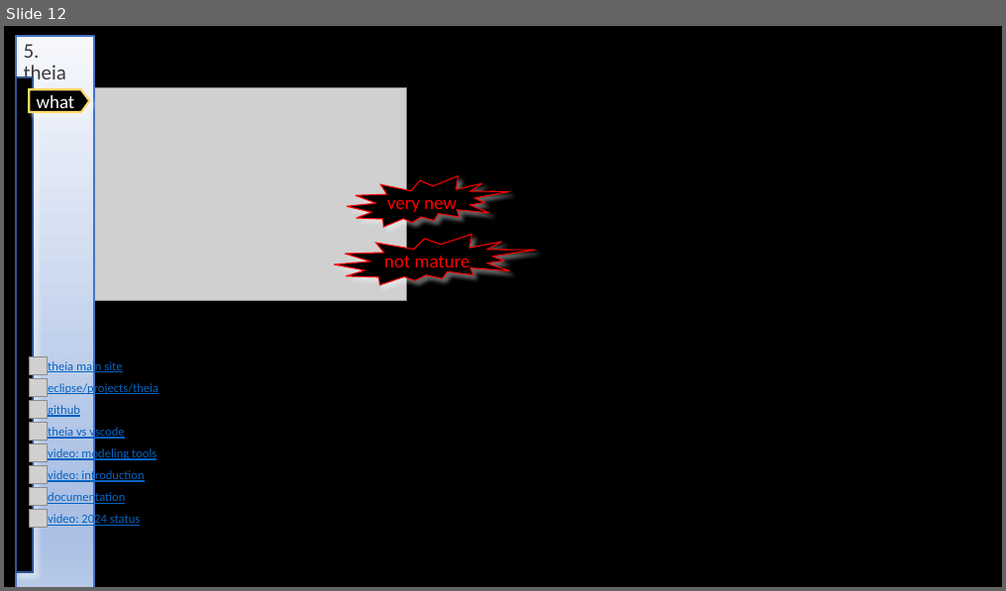
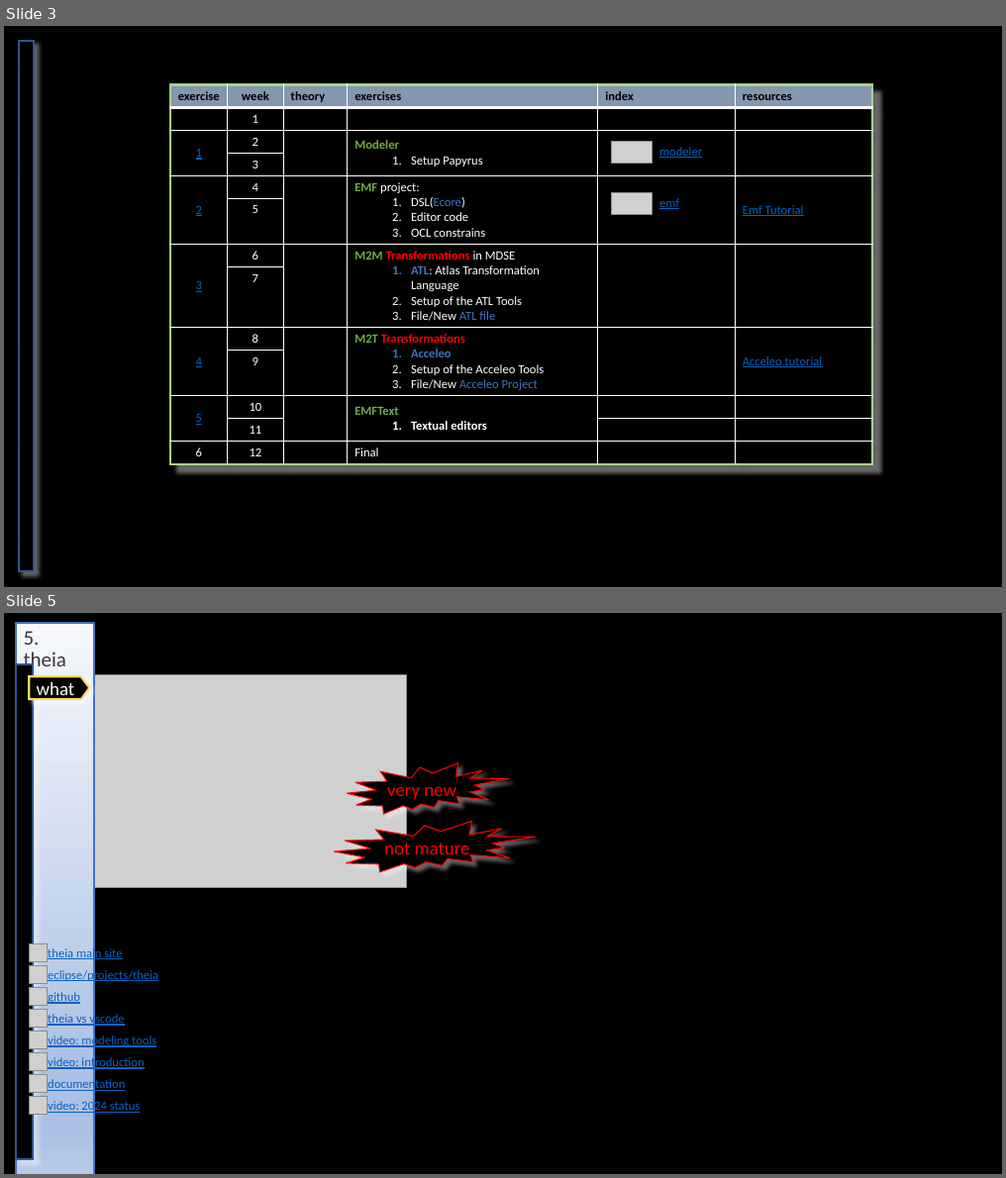
Before and after one commit to 1010836/portfolio, a slide deck: python/_reference/generation/mdd.pptx. Shown one above the other, each under a label of ours: slide 12 before the commit, slides 3 and 5 after it; the slides between them are not shown. The pictures are 1006x591 and 1006x1178 pixels, drawn with LibreOffice and Linux fonts; fonts in the diff are those of the drawing; grey boxes stand for pictures. Boxes give left, top, right and bottom in pixels: in the first picture for what was removed or moved away, otherwise in the second. Text is boxed around its words. In the diff, an @@ line names an element or a change of style, - is before the commit and + after.

```diff
--- a/python/_reference/generation/mdd.pptx
+++ b/python/_reference/generation/mdd.pptx
@@ slide 3 added at (4, 26, 1002, 587), background #000000 @@
@@ rectangle added at (19, 41, 34, 571), fill #000000, outline #325491 2 pt @@
@@ table added at (170, 85, 872, 461), 13 rows, 6 columns @@
+exercise | week | theory | exercises | index | resources
+ | 1 |  |  |  | 
+1 | 2 |  | Modeler / Setup Papyrus |  | 
+ | 3 |  |  |  | 
+2 | 4 |  | EMF project: / DSL(Ecore) / Editor code / OCL constrains |  | Emf Tutorial
+ | 5 |  |  |  | 
+3 | 6 |  | M2M Transformations in MDSE / ATL: Atlas Transformation Language / Setup of the ATL Tools / File/New ATL file |  | 
+ | 7 |  |  |  | 
+4 | 8 |  | M2T Transformations / Acceleo / Setup of the Acceleo Tools / File/New Acceleo Project |  | Acceleo tutorial
+ | 9 |  |  |  | 
+5 | 10 |  | EMFText / Textual editors |  | 
+ | 11 |  |  |  | 
+6 | 12 |  | Final |  | 
@@ picture added at (612, 141, 652, 163) @@
@@ text added at (659, 147, 702, 158), 12 pt, text #0563C1, underline @@
+modeler
@@ picture added at (612, 193, 652, 215) @@
@@ text added at (659, 198, 679, 209), 12 pt, text #0563C1, underline @@
+emf
@@ what was slide 12 is now slide 5 @@
```
Also in this commit, not shown: 2 slides changed, 1 other slide added, 11 slides removed, 13 other files.
